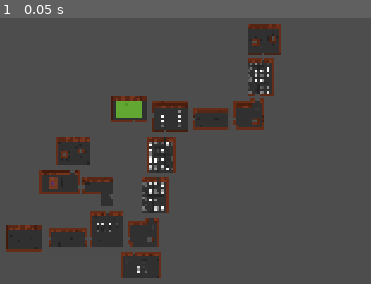
Above: before the commit, frame 1.
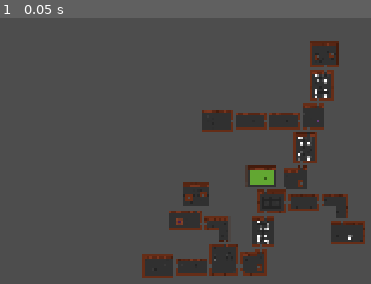
Above: after the commit, the same moment.

Repository: BananerCatter/untitled-roguelike
Game: Godot game, scene res://scenes/dungeon_test.tscn
Same seed, same stepped clock (60 frames per second), same inputs: the game is played once before the commit and once after it. This scene is started directly instead of the project's main scene.
Inputs:
- Up to frame 1 (0.05 s): no input

The runs differ from the first frame. In frame 1, 26% of the frame differs, in the area x 1-99%, y 2-98%.

Commit message:
recalculation of room positioning, print testing a lot of positions and paths, A* routes and organic room displacement

Diff:
--- a/untitled-roguelike/scenes/dungeon_test.tscn
+++ b/untitled-roguelike/scenes/dungeon_test.tscn
@@ -1,18 +1,177 @@
 [gd_scene format=3 uid="uid://ib5t11nrr4fd"]
 
 [ext_resource type="Script" uid="uid://byiq0sw6akv1j" path="res://scripts/room_gen.gd" id="1_bxlfd"]
-[ext_resource type="PackedScene" uid="uid://otbaj7jwrxr1" path="res://scenes/rooms/room_start.tscn" id="2_wu2nr"]
-[ext_resource type="PackedScene" uid="uid://cqgvaip3278yn" path="res://scenes/rooms/room_basic.tscn" id="3_iviw2"]
+[ext_resource type="Texture2D" uid="uid://cwgguhtilirrv" path="res://assets/img/tiles/tileset3.png" id="2_wgowx"]
 
-[node name="DungeonTest" type="Node2D" unique_id=91884242]
+[sub_resource type="TileSetAtlasSource" id="TileSetAtlasSource_bxlfd"]
+texture = ExtResource("2_wgowx")
+texture_region_size = Vector2i(32, 32)
+0:0/0 = 0
+1:0/0 = 0
+2:0/0 = 0
+3:0/0 = 0
+4:0/0 = 0
+5:0/0 = 0
+6:0/0 = 0
+7:0/0 = 0
+9:0/0 = 0
+0:1/0 = 0
+1:1/0 = 0
+2:1/0 = 0
+3:1/0 = 0
+4:1/0 = 0
+5:1/0 = 0
+6:1/0 = 0
+7:1/0 = 0
+8:1/0 = 0
+9:1/0 = 0
+0:2/0 = 0
+1:2/0 = 0
+2:2/0 = 0
+3:2/0 = 0
+4:2/0 = 0
+5:2/0 = 0
+6:2/0 = 0
+7:2/0 = 0
+8:2/0 = 0
+9:2/0 = 0
+0:3/0 = 0
+1:3/0 = 0
+2:3/0 = 0
+3:3/0 = 0
+4:3/0 = 0
+5:3/0 = 0
+6:3/0 = 0
+7:3/0 = 0
+8:3/0 = 0
+8:3/0/physics_layer_0/polygon_0/points = PackedVector2Array(0, -16, 0, 16, -16, 16, -16, -16)
+9:3/0 = 0
+9:3/0/physics_layer_0/polygon_0/points = PackedVector2Array(-16, -16, 16, -16, 16, 0, -16, 0)
+0:4/0 = 0
+1:4/0 = 0
+2:4/0 = 0
+3:4/0 = 0
+4:4/0 = 0
+5:4/0 = 0
+6:4/0 = 0
+7:4/0 = 0
+8:4/0 = 0
+8:4/0/physics_layer_0/polygon_0/points = PackedVector2Array(-16, -16, -16, 16, 0, 16, 0, -16)
+9:4/0 = 0
+9:4/0/physics_layer_0/polygon_0/points = PackedVector2Array(-16, -16, 16, -16, 16, 0, -16, 0)
+0:5/0 = 0
+1:5/0 = 0
+2:5/0 = 0
+3:5/0 = 0
+4:5/0 = 0
+5:5/0 = 0
+6:5/0 = 0
+6:5/0/physics_layer_0/polygon_0/points = PackedVector2Array(0, 0, 16, 0, 16, 16, 0, 16)
+7:5/0 = 0
+7:5/0/physics_layer_0/polygon_0/points = PackedVector2Array(-16, 0, 0, 0, 0, 16, -16, 16)
+8:5/0 = 0
+8:5/0/physics_layer_0/polygon_0/points = PackedVector2Array(-16, -16, 0, -16, 0, 16, -16, 16)
+9:5/0 = 0
+9:5/0/physics_layer_0/polygon_0/points = PackedVector2Array(-16, -16, 16, -16, 16, 0, -16, 0)
+0:6/0 = 0
+0:6/0/physics_layer_0/polygon_0/points = PackedVector2Array(-16, -16, 16, -16, 16, 16, -16, 16)
+1:6/0 = 0
+1:6/0/physics_layer_0/polygon_0/points = PackedVector2Array(-16, -16, 16, -16, 16, 16, -16, 16)
+2:6/0 = 0
+2:6/0/physics_layer_0/polygon_0/points = PackedVector2Array(-16, -16, 16, -16, 16, 16, -16, 16)
+3:6/0 = 0
+3:6/0/physics_layer_0/polygon_0/points = PackedVector2Array(-16, -16, 16, -16, 16, 16, -16, 16)
+4:6/0 = 0
+4:6/0/physics_layer_0/polygon_0/points = PackedVector2Array(-16, -16, 16, -16, 16, 16, -16, 16)
+5:6/0 = 0
+5:6/0/physics_layer_0/polygon_0/points = PackedVector2Array(-16, -16, 16, -16, 16, 16, -16, 16)
+6:6/0 = 0
+6:6/0/physics_layer_0/polygon_0/points = PackedVector2Array(0, -16, 0, 0, 16, 0, 16, -16)
+7:6/0 = 0
+7:6/0/physics_layer_0/polygon_0/points = PackedVector2Array(-16, 0, 0, 0, 0, -16, -16, -16)
+8:6/0 = 0
+8:6/0/physics_layer_0/polygon_0/points = PackedVector2Array(-16, -16, 0, -16, 0, 16, -16, 16)
+9:6/0 = 0
+9:6/0/physics_layer_0/polygon_0/points = PackedVector2Array(-16, -16, 16, -16, 16, 0, -16, 0)
+0:7/0 = 0
+0:7/0/physics_layer_0/polygon_0/points = PackedVector2Array(-16, -16, 16, -16, 16, 16, -16, 16)
+1:7/0 = 0
+1:7/0/physics_layer_0/polygon_0/points = PackedVector2Array(-16, -16, 16, -16, 16, 16, -16, 16)
+2:7/0 = 0
+2:7/0/physics_layer_0/polygon_0/points = PackedVector2Array(-16, -16, 16, -16, 16, 16, -16, 16)
+3:7/0 = 0
+3:7/0/physics_layer_0/polygon_0/points = PackedVector2Array(-16, -16, 16, -16, 16, 16, -16, 16)
+4:7/0 = 0
+4:7/0/physics_layer_0/polygon_0/points = PackedVector2Array(-16, -16, 16, -16, 16, 16, -16, 16)
+5:7/0 = 0
+5:7/0/physics_layer_0/polygon_0/points = PackedVector2Array(-16, -16, 16, -16, 16, 16, -16, 16)
+6:7/0 = 0
+7:7/0 = 0
+8:7/0 = 0
+9:7/0 = 0
+0:8/0 = 0
+0:8/0/physics_layer_0/polygon_0/points = PackedVector2Array(-16, -16, 16, -16, 16, 16, -16, 16)
+1:8/0 = 0
+1:8/0/physics_layer_0/polygon_0/points = PackedVector2Array(-16, -16, 16, -16, 16, 16, -16, 16)
+2:8/0 = 0
+2:8/0/physics_layer_0/polygon_0/points = PackedVector2Array(-16, -16, 16, -16, 16, 16, -16, 16)
+3:8/0 = 0
+3:8/0/physics_layer_0/polygon_0/points = PackedVector2Array(-16, -16, 16, -16, 16, 16, -16, 16)
+4:8/0 = 0
+4:8/0/physics_layer_0/polygon_0/points = PackedVector2Array(-16, -16, 16, -16, 16, 16, -16, 16)
+5:8/0 = 0
+5:8/0/physics_layer_0/polygon_0/points = PackedVector2Array(-16, -16, 16, -16, 16, 16, -16, 16)
+6:8/0 = 0
+7:8/0 = 0
+8:8/0 = 0
+9:8/0 = 0
+0:9/0 = 0
+0:9/0/physics_layer_0/polygon_0/points = PackedVector2Array(-16, -16, 16, -16, 16, -0.0078125, 0, 0, 0, 16, -16, 16)
+1:9/0 = 0
+1:9/0/physics_layer_0/polygon_0/points = PackedVector2Array(-16, -16, 16, -16, 16, 16, 0, 16, 0, 0, -16, 0)
+2:9/0 = 0
+2:9/0/physics_layer_0/polygon_0/points = PackedVector2Array(-16, -16, 16, -16, 16, 0, 0, 0, 0, 16, -16, 16)
+3:9/0 = 0
+3:9/0/physics_layer_0/polygon_0/points = PackedVector2Array(-16, -16, 16, -16, 16, 16, 0, 16, 0, 0, -16, 0)
+4:9/0 = 0
+4:9/0/physics_layer_0/polygon_0/points = PackedVector2Array(-16, -16, 16, -16, 16, 0, 0, 0, 0, 16, -16, 16)
+5:9/0 = 0
+5:9/0/physics_layer_0/polygon_0/points = PackedVector2Array(-16, -16, 16, -16, 16, 16, 0, 16, 0, 0, -16, 0)
+6:9/0 = 0
+7:9/0 = 0
+8:9/0 = 0
+9:9/0 = 0
+0:10/0 = 0
+0:10/0/physics_layer_0/polygon_0/points = PackedVector2Array(-16, -16, -16, 16, 16, 16, 16, 0, 0, 0, 0, -16)
+1:10/0 = 0
+1:10/0/physics_layer_0/polygon_0/points = PackedVector2Array(0, -16, 0, 0, -16, 0, -16, 16, 16, 16, 16, -16)
+2:10/0 = 0
+2:10/0/physics_layer_0/polygon_0/points = PackedVector2Array(-16, -16, -16, 16, 16, 16, 16, 0, 0, 0, 0, -16)
+3:10/0 = 0
+3:10/0/physics_layer_0/polygon_0/points = PackedVector2Array(-16, 0, 0, 0, 0, -16, 16, -16, 16, 16, -16, 16)
+4:10/0 = 0
+4:10/0/physics_layer_0/polygon_0/points = PackedVector2Array(-16, -16, 0, -16, 0, 0, 16, 0, 16, 16, -16, 16)
+5:10/0 = 0
+5:10/0/physics_layer_0/polygon_0/points = PackedVector2Array(-16, 0, 0, 0, 0, -16, 16, -16, 16, 16, -16, 16)
+6:10/0 = 0
+7:10/0 = 0
+8:10/0 = 0
+9:10/0 = 0
+8:0/0 = 0
+
+[sub_resource type="TileSet" id="TileSet_wu2nr"]
+tile_size = Vector2i(32, 32)
+physics_layer_0/collision_layer = 1
+sources/0 = SubResource("TileSetAtlasSource_bxlfd")
+
+[node name="DungeonTest" type="Node2D" unique_id=1570567108]
 script = ExtResource("1_bxlfd")
-starting_room = ExtResource("2_wu2nr")
-basic_room = ExtResource("3_iviw2")
-end_cell = Vector2i(7, 3)
-max_turns = 8
-auto_set_turns = false
-branch_rooms = 2
 
-[node name="Camera2D" type="Camera2D" parent="." unique_id=820821990]
-position = Vector2(2320, -334)
-zoom = Vector2(0.255, 0.255)
+[node name="Camera2D" type="Camera2D" parent="." unique_id=440840155]
+position = Vector2(1241, -760)
+zoom = Vector2(0.21, 0.21)
+
+[node name="GeneratedHallways" type="TileMapLayer" parent="." unique_id=1692071806]
+tile_set = SubResource("TileSet_wu2nr")
+rendering_quadrant_size = 32
+physics_quadrant_size = 32
--- a/untitled-roguelike/scripts/room_gen.gd
+++ b/untitled-roguelike/scripts/room_gen.gd
@@ -8,6 +8,8 @@
 
 @export var start_cell: Vector2i = Vector2i(2,8)
 @export var end_cell: Vector2i = Vector2i(6,1)
+
+@onready var generated_hallways: TileMapLayer = $GeneratedHallways
 
 const empty: int = 0
 const pathI: int = 1
@@ -15,6 +17,12 @@
 const end: int = 3
 const branchI:int = 4
 const TILE_SIZE: int = 32
+const MAX_ROOM_DISPLACEMENT : int = 8
+const MIN_DIAGONAL_OFFSET : int = 3
+
+const HALLWAY_SOURCE_ID: int = 0
+const HALLWAY_FLOOR: Vector2i = Vector2i(3,1)
+const HALLWAY_WALL : Vector2i = Vector2i(8,3)
 var grid : Array = []
 
 func _ready() -> void:
@@ -51,6 +59,8 @@
 	print("start room exists: ", spawned_rooms.has(start_cell))
 	print("Start room : ", spawned_rooms.get(start_cell))
 	position_rooms()
+
+	test_one_hallway()
 
 func grid_create() -> void:
 	grid.clear()
@@ -349,6 +359,7 @@
 var room_connections: Dictionary = {}
 var spawned_rooms: Dictionary = {}
 var spawned_hallways: Array= []
+var positioned_rooms: Dictionary = {}
 
 func connect_rooms(a: Vector2i, b: Vector2i) -> void:
 	if not room_connections.has(a):
@@ -396,7 +407,7 @@
 			add_child(room_instance)
 			spawned_rooms[cell]=room_instance
 
-func position_neighbor(current_room, neighbor_room, current_cell, neighbor_cell) -> void:
+func position_neighbor(current_room, neighbor_room, current_cell, neighbor_cell) -> bool:
 	var direction = neighbor_cell - current_cell
 	var movement = Vector2(direction) * TILE_SIZE
 	var first_marker = get_first_marker(current_cell,neighbor_cell)
@@ -406,47 +417,108 @@
 	var second_door = neighbor_room.get_door(second_marker)
 	if first_door == null or second_door == null:
 		push_error("marker did NOT load")
-		return
+		return false
 
 	var target_pos = first_door.global_position + movement
 
 	match first_marker:
 		"EastH":
 			neighbor_room.global_position.x= current_room.global_position.x + current_room.room_width * 32
-			neighbor_room.global_position.y += target_pos.y - second_door.global_position.y
+			neighbor_room.global_position.y+= target_pos.y - second_door.global_position.y
 		"WestH":
-			neighbor_room.global_position.x = current_room.global_position.x - neighbor_room.room_width * 32
-			neighbor_room.global_position.y += target_pos.y - second_door.global_position.y
+			neighbor_room.global_position.x= current_room.global_position.x - neighbor_room.room_width * 32
+			neighbor_room.global_position.y+= target_pos.y - second_door.global_position.y
 		"NorthH":
-			neighbor_room.global_position.y = current_room.global_position.y - neighbor_room.room_height * 32
-			neighbor_room.global_position.x += target_pos.x - second_door.global_position.x
+			neighbor_room.global_position.y= current_room.global_position.y - neighbor_room.room_height * 32
+			neighbor_room.global_position.x+= target_pos.x - second_door.global_position.x
 		"SouthH":
-			neighbor_room.global_position.y = current_room.global_position.y + current_room.room_height * 32
-			neighbor_room.global_position.x += target_pos.x - second_door.global_position.x
+			neighbor_room.global_position.y= current_room.global_position.y + current_room.room_height * 32
+			neighbor_room.global_position.x+= target_pos.x - second_door.global_position.x
 		_:
 			push_error("invalid marker")
-			return
-
-	var pushes = 0
-	while room_collides_with_placed(neighbor_room,neighbor_cell):
-		neighbor_room.global_position+=movement
-		pushes += 1
-	print("Room ", neighbor_cell, " needed ", pushes, " pushes")
-
+			return false
+
+	var base_position = neighbor_room.global_position
+	var axis_direction: int
+	match first_marker:
+		"EastH":
+			axis_direction = 1
+		"WestH":
+			axis_direction = -1
+		"NorthH":
+			axis_direction = -1
+		"SouthH":
+			axis_direction = 1
+
+	for radius in range(MAX_ROOM_DISPLACEMENT + 1):
+		var offsets: Array[Vector2i] = []
+
+		for y in range(-radius, radius + 1):
+			var horizontal_distance= radius - abs(y)
+
+			if horizontal_distance==0:
+				offsets.append(Vector2i(0, y))
+			else:
+				offsets.append(Vector2i(horizontal_distance, y))
+				offsets.append(Vector2i(-horizontal_distance, y))
+
+		var perpendicular_offsets: Array[Vector2i] = []
+		var forward_offsets: Array[Vector2i] = []
+		var backward_offsets: Array[Vector2i] = []
+
+		for offset in offsets:
+			var axis_offset: int
+
+			if first_marker== "EastH" or first_marker == "WestH":
+				axis_offset= offset.x
+			else:
+				axis_offset= offset.y
+
+			if axis_offset == 0:
+				perpendicular_offsets.append(offset)
+			elif axis_offset * axis_direction > 0:
+				forward_offsets.append(offset)
+			else:
+				backward_offsets.append(offset)
+
+		var ordered_offsets: Array[Vector2i] = []
+		ordered_offsets.append_array(perpendicular_offsets)
+		ordered_offsets.append_array(forward_offsets)
+		ordered_offsets.append_array(backward_offsets)
+
+		for offset in ordered_offsets:
+			var perpendicular_offset: int
+
+			if first_marker == "EastH" or first_marker == "WestH":
+				perpendicular_offset= offset.y
+			else:
+				perpendicular_offset= offset.x
+
+			if perpendicular_offset!= 0 and abs(perpendicular_offset) < MIN_DIAGONAL_OFFSET:
+				continue
+
+			neighbor_room.global_position = base_position + Vector2(offset) * TILE_SIZE
+			if not room_collides_with_placed(neighbor_room, neighbor_cell):
+				print("Room placed with offset: ", offset)
+				return true
+
+	push_error("No valid position for room: " + str(neighbor_cell))
+	return false
 func position_rooms() -> void:
+	positioned_rooms.clear()
+
 	var to_visit: Array[Vector2i] = [start_cell]
-	var positioned: Dictionary = {start_cell: true}
+	positioned_rooms[start_cell]= true
 	while not to_visit.is_empty():
 		var current_cell= to_visit.pop_front()
 		var current_room = spawned_rooms[current_cell]
 		var neighbors = room_connections[current_cell]
 		for neighbor_cell in neighbors:
-			if not positioned.has(neighbor_cell):
+			if not positioned_rooms.has(neighbor_cell):
 				var neighbor_room = spawned_rooms[neighbor_cell]
-				print ("Placing ", neighbor_cell, " from ", current_cell, " | Direction: ", neighbor_cell - current_cell )
-				position_neighbor(current_room, neighbor_room, current_cell, neighbor_cell)
-				positioned[neighbor_cell]= true
-				to_visit.append(neighbor_cell)
+				if position_neighbor(current_room, neighbor_room, current_cell, neighbor_cell):
+					positioned_rooms[neighbor_cell]= true
+					to_visit.append(neighbor_cell)
 
 func get_room_rect(room) -> Rect2 :
 	var position = room.global_position
@@ -486,10 +558,174 @@
 	return false
 
 func room_collides_with_placed(candidate_room, ignored_cell: Vector2i) -> bool:
-	for cell in spawned_rooms:
+	for cell in positioned_rooms:
 		if cell== ignored_cell:
 			continue
 		var other_room = spawned_rooms[cell]
 		if rooms_overlap(candidate_room,other_room):
+			if ignored_cell == Vector2i(3,7):
+				print(
+					"Room (3,7) at ", candidate_room.global_position,
+					" overlaps room", cell,
+					" at ", other_room.global_position
+				)
 			return true
 	return false
+
+func test_one_hallway() -> void:
+	for cell in room_connections:
+		for neighbor_cell in room_connections[cell]:
+			if not positioned_rooms.has(cell) or not positioned_rooms.has(neighbor_cell):
+				continue
+			if cell< neighbor_cell :
+				var room_a = spawned_rooms[cell]
+				var room_b = spawned_rooms[neighbor_cell]
+
+				var door_a_name= get_first_marker(cell,neighbor_cell)
+				var door_b_name = get_opposite_marker(door_a_name)
+
+				var door_a = room_a.get_door(door_a_name)
+				var door_b = room_b.get_door(door_b_name)
+
+				var start = generated_hallways.local_to_map(
+					generated_hallways.to_local(door_a.global_position)
+				)
+				var finish = generated_hallways.local_to_map(
+					generated_hallways.to_local(door_b.global_position)
+				)
+				print("Start door: ", door_a_name)
+				print("End door: ", door_b_name)
+				var path = find_hallway_path(start, finish, door_a_name, door_b_name)
+				if path.is_empty():
+					push_warning("No path found between " + str(cell) + " and " + str(neighbor_cell))
+				print ("\nTesting connection: ", cell, " -> ", neighbor_cell)
+				print ("Start: ", start, " Finish: ", finish)
+				print("Path: ", path)
+				print("Path length: ", path.size())
+
+func find_hallway_path(
+	start_cell: Vector2i,
+	end_cell: Vector2i,
+	start_door: String,
+	end_door: String
+	) -> Array[Vector2i]:
+
+	var solid_cells: Dictionary = {}
+	var min_cell = start_cell
+	var max_cell = start_cell
+
+	for room_cell in positioned_rooms:
+		var room = spawned_rooms[room_cell]
+		var world_polygons = debug_room_collision_data(room)
+
+		for world_polygon in world_polygons:
+			if world_polygon.size() < 3:
+				continue
+
+			var hallway_polygon: PackedVector2Array = []
+
+			for point in world_polygon:
+				hallway_polygon.append(generated_hallways.to_local(point))
+
+			var min_x = hallway_polygon[0].x
+			var max_x = hallway_polygon[0].x
+			var min_y = hallway_polygon[0].y
+			var max_y = hallway_polygon[0].y
+
+			for point in hallway_polygon:
+				min_x = minf(min_x, point.x)
+				max_x = maxf(max_x, point.x)
+				min_y = minf(min_y, point.y)
+				max_y = maxf(max_y, point.y)
+
+			var min_tile = generated_hallways.local_to_map(Vector2(min_x, min_y))
+			var max_tile = generated_hallways.local_to_map(Vector2(max_x, max_y))
+
+			for y in range(min_tile.y, max_tile.y + 1):
+				for x in range(min_tile.x, max_tile.x + 1):
+					var hallway_cell = Vector2i(x, y)
+					var tile_center = generated_hallways.map_to_local(hallway_cell)
+
+					if polygon_intersects_tile(hallway_polygon, tile_center):
+						solid_cells[hallway_cell] = true
+
+					min_cell.x = mini(min_cell.x, hallway_cell.x)
+					min_cell.y = mini(min_cell.y, hallway_cell.y)
+					max_cell.x = maxi(max_cell.x, hallway_cell.x)
+					max_cell.y = maxi(max_cell.y, hallway_cell.y)
+
+	var Astar = AStarGrid2D.new()
+	var margin = Vector2i(10, 10)
+
+	Astar.region = Rect2i(
+		min_cell - margin,
+		max_cell - min_cell + margin * 2 + Vector2i.ONE
+	)
+
+	Astar.diagonal_mode = AStarGrid2D.DIAGONAL_MODE_NEVER
+	Astar.update()
+
+	for cell in solid_cells:
+		Astar.set_point_solid(cell, true)
+
+	var door_directions = {
+		"NorthH": Vector2i(0, -1),
+		"SouthH": Vector2i(0, 1),
+		"EastH": Vector2i(1, 0),
+		"WestH": Vector2i(-1, 0)
+	}
+
+	var start_outside = start_cell + door_directions[start_door]
+	var end_outside = end_cell + door_directions[end_door]
+
+	Astar.set_point_solid(start_cell, false)
+	Astar.set_point_solid(end_cell, false)
+	Astar.set_point_solid(start_outside, false)
+	Astar.set_point_solid(end_outside, false)
+
+	var path = Astar.get_id_path(start_cell, end_cell)
+
+	if path.is_empty():
+		print("\nFAILED PATH")
+		print("Start is blocked: ", solid_cells.has(start_cell))
+		print("End is blocked: ", solid_cells.has(end_cell))
+		print("Start outside is blocked: ", solid_cells.has(start_outside))
+		print("End outside is blocked: ", solid_cells.has(end_outside))
+
+		print("\n--- LOCAL OBSTACLE MAP ---")
+
+		var debug_min_x = mini(start_cell.x, end_cell.x) - 5
+		var debug_max_x = maxi(start_cell.x, end_cell.x) + 5
+		var debug_min_y = mini(start_cell.y, end_cell.y) - 5
+		var debug_max_y = maxi(start_cell.y, end_cell.y) + 5
+
+		for y in range(debug_min_y, debug_max_y + 1):
+			var line = ""
+
+			for x in range(debug_min_x, debug_max_x + 1):
+				var cell = Vector2i(x, y)
+
+				if cell == start_cell:
+					line += "S"
+				elif cell == end_cell:
+					line += "E"
+				elif solid_cells.has(cell):
+					line += "#"
+				else:
+					line += "."
+
+			print(line)
+
+	return path
+
+func polygon_intersects_tile(polygon: PackedVector2Array, tile_center: Vector2) -> bool:
+	var half_tile = Vector2(TILE_SIZE, TILE_SIZE) / 2.0
+
+	var tile_polygon: PackedVector2Array = [
+		tile_center+ Vector2(-half_tile.x, -half_tile.y),
+		tile_center+ Vector2(half_tile.x, -half_tile.y),
+		tile_center+ Vector2(half_tile.x, half_tile.y),
+		tile_center+ Vector2(-half_tile.x, half_tile.y)
+	]
+
+	return not Geometry2D.intersect_polygons(polygon, tile_polygon).is_empty()
Not shown, added: untitled-roguelike/scenes/dungeon_test.tscn1573857140.tmp
Not shown, added: untitled-roguelike/scenes/dungeon_test.tscn1581392164.tmp
